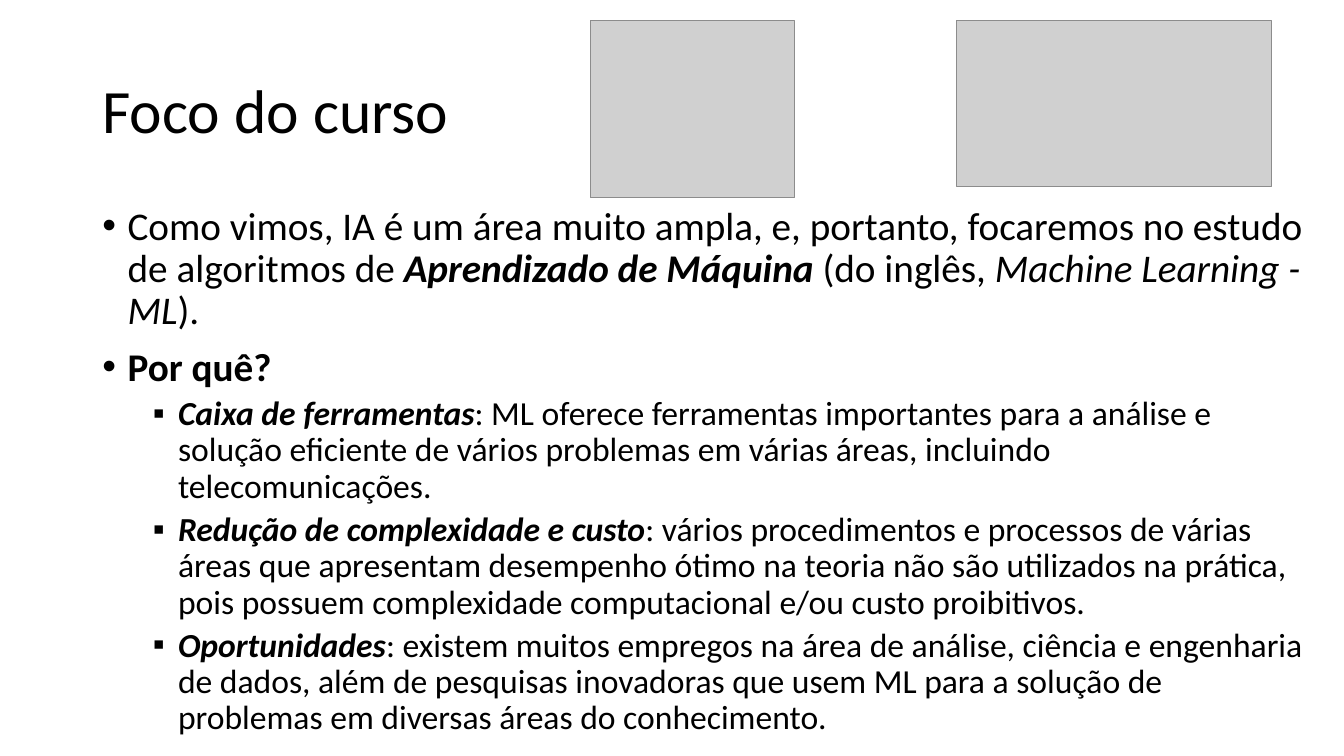
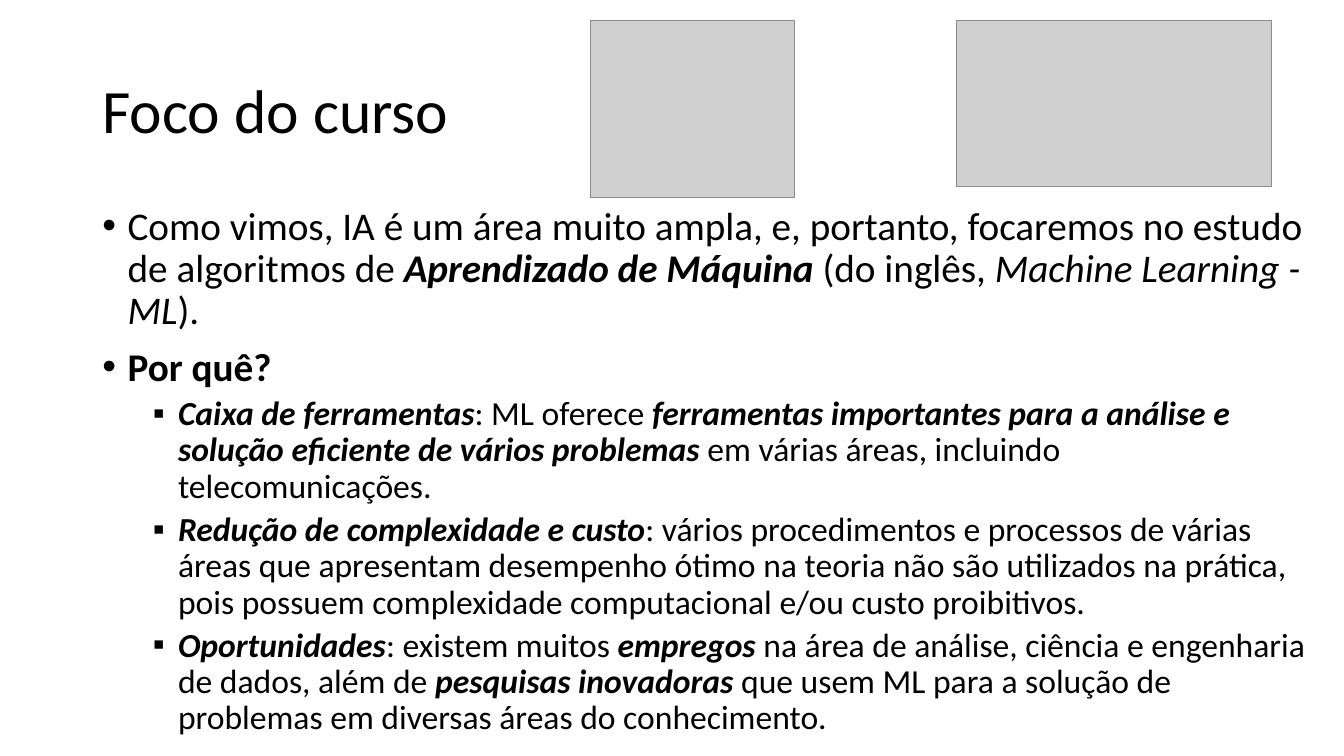
Before and after one commit to zz4fap/t319_aprendizado_de_maquina, a slide deck: slide 9 of slides/T319_Introdução.pptx. Drawn at 1344x756 pixels with LibreOffice and Linux fonts; fonts in the diff are those of the drawing; grey boxes stand for pictures. Boxes give left, top, right and bottom in pixels: in the first picture for what was removed or moved away, otherwise in the second. Text is boxed around its words. In the diff, an @@ line names an element or a change of style, - is before the commit and + after.

```diff
--- a/slides/T319_Introdução.pptx
+++ b/slides/T319_Introdução.pptx
@@ text at [178,401,1304,735]: bold on, italic on in "ferramentas importantes para a análise e solução ...", "empregos pesquisas inovadoras" @@
```
Also in this commit, not shown: 11 other slides changed, 1 other file.
